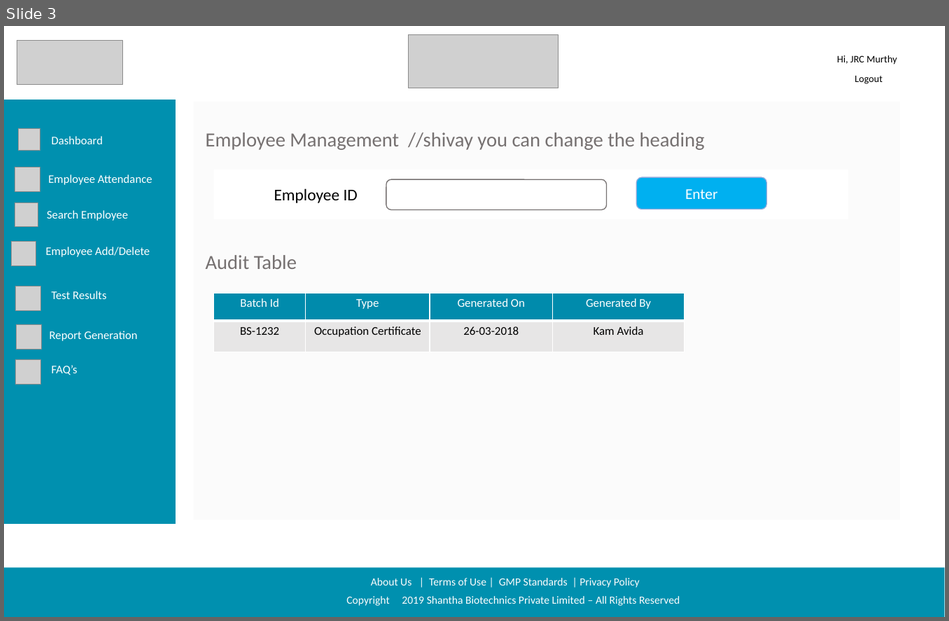
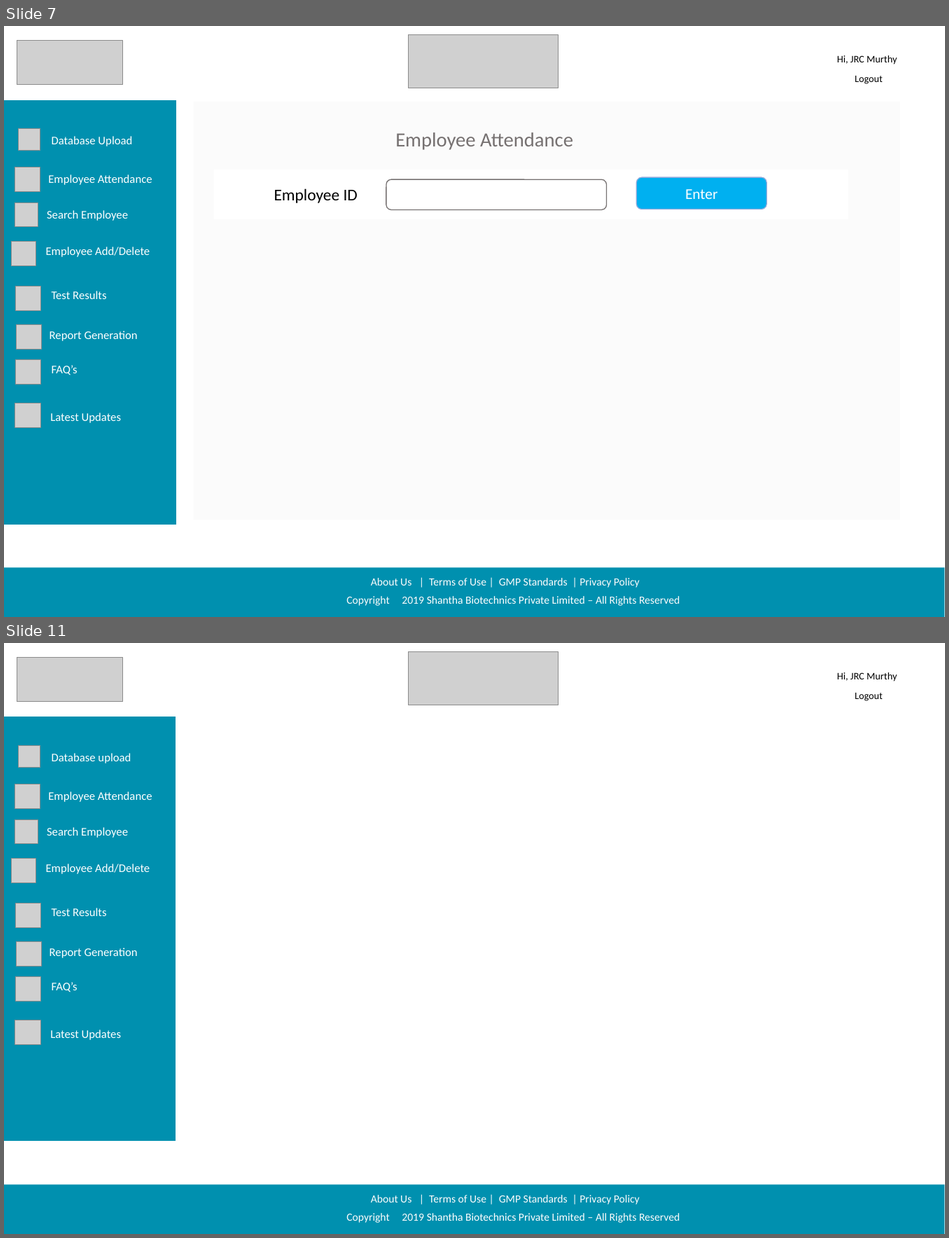
Before and after one commit to sarthakbhutani/Shantha_sih2019, a slide deck: Documentation/Screen Designs/Shanta Sanofi Screen Designs.pptx. Shown one above the other, each under a label of ours: slide 3 before the commit, slides 7 and 11 after it; the slides between them are not shown. The pictures are 949x621 and 949x1238 pixels, drawn with LibreOffice and Linux fonts; fonts in the diff are those of the drawing; grey boxes stand for pictures; background and template pictures are left out. Boxes give left, top, right and bottom in pixels: in the first picture for what was removed or moved away, otherwise in the second. Text is boxed around its words. In the diff, an @@ line names an element or a change of style, - is before the commit and + after.

```diff
--- a/Documentation/Screen Designs/Shanta Sanofi Screen Designs.pptx
+++ b/Documentation/Screen Designs/Shanta Sanofi Screen Designs.pptx
@@ slide 11 added at [4,643,945,1234], background #FFFFFF @@
@@ picture added at [17,658,123,702] @@
@@ picture added at [408,651,558,705] @@
@@ text added at [837,672,896,681], 11 pt, text #000000 @@
+Hi, JRC Murthy
@@ text added at [854,693,882,701], 11 pt, text #000000 @@
+Logout
@@ rectangle added at [4,717,176,1140], fill #0090AF, outline #0090AF 1 pt @@
@@ picture added at [19,745,41,768] @@
@@ text added at [52,753,131,763], 12.8 pt, text #FFFFFF @@
+Database upload
@@ picture added at [14,784,40,807] @@
@@ text added at [213,786,848,836], 16.5 pt, text #FFFFFF @@
+E
@@ text added at [48,791,152,802], 12.8 pt, text #FFFFFF @@
+Employee Attendance
@@ picture added at [15,820,39,844] @@
@@ text added at [47,827,128,838], 12.8 pt, text #FFFFFF @@
+Search Employee
@@ picture added at [11,859,35,882] @@
@@ text added at [46,863,150,874], 12.8 pt, text #FFFFFF @@
+Employee Add/Delete
@@ picture added at [16,903,41,927] @@
@@ text added at [52,908,106,916], 12.8 pt, text #FFFFFF @@
+Test Results
@@ picture added at [17,941,41,966] @@
@@ text added at [50,947,138,958], 12.8 pt, text #FFFFFF @@
+Report Generation
@@ picture added at [16,976,41,1001] @@
@@ text added at [52,982,78,992], 12.8 pt, text #FFFFFF @@
+FAQ’s
@@ picture added at [15,1020,40,1044] @@
@@ text added at [50,1029,121,1040], 12.8 pt, text #FFFFFF @@
+Latest Updates
@@ rectangle added at [4,1185,944,1234], fill #0090AF @@
@@ text added at [371,1195,640,1204], 12 pt, text #FDFCFC @@
+About Us | Terms of Use | GMP Standards | Privacy Policy
@@ text added at [346,1213,680,1223], 12 pt, text #FFFFFF @@
+Copyright 2019 Shantha Biotechnics Private Limited – All Rights Reserved
@@ what was slide 3 is now slide 7 @@
@@ slide 7 changed as well @@
@@ text at [52,136,132,146]: text changed @@
-Dashboard
+Database Upload
@@ text at [395,132,573,150]: text changed @@
-Employee Management //shivay you can change the heading
+Employee Attendance
@@ text removed at [206,255,297,269] @@
-Audit Table
@@ table removed at [213,293,684,352], 2 rows, 4 columns @@
-Batch Id | Type | Generated On | Generated By
-BS-1232 | Occupation Certificate | 26-03-2018 | Kam Avida
@@ picture added at [15,403,40,427] @@
@@ text added at [50,412,121,423], 12.8 pt, text #FFFFFF @@
+Latest Updates
```
Also in this commit, not shown: 2 other slides changed, 10 other slides added.
